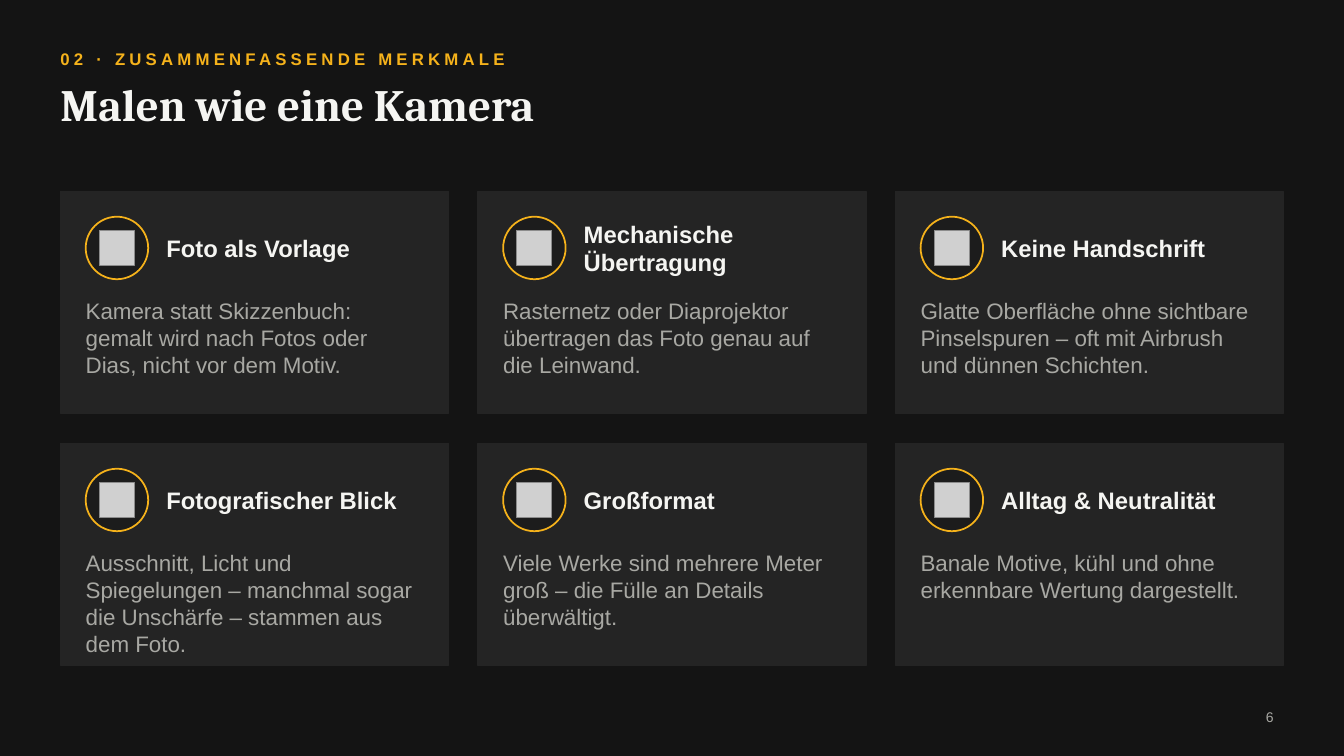
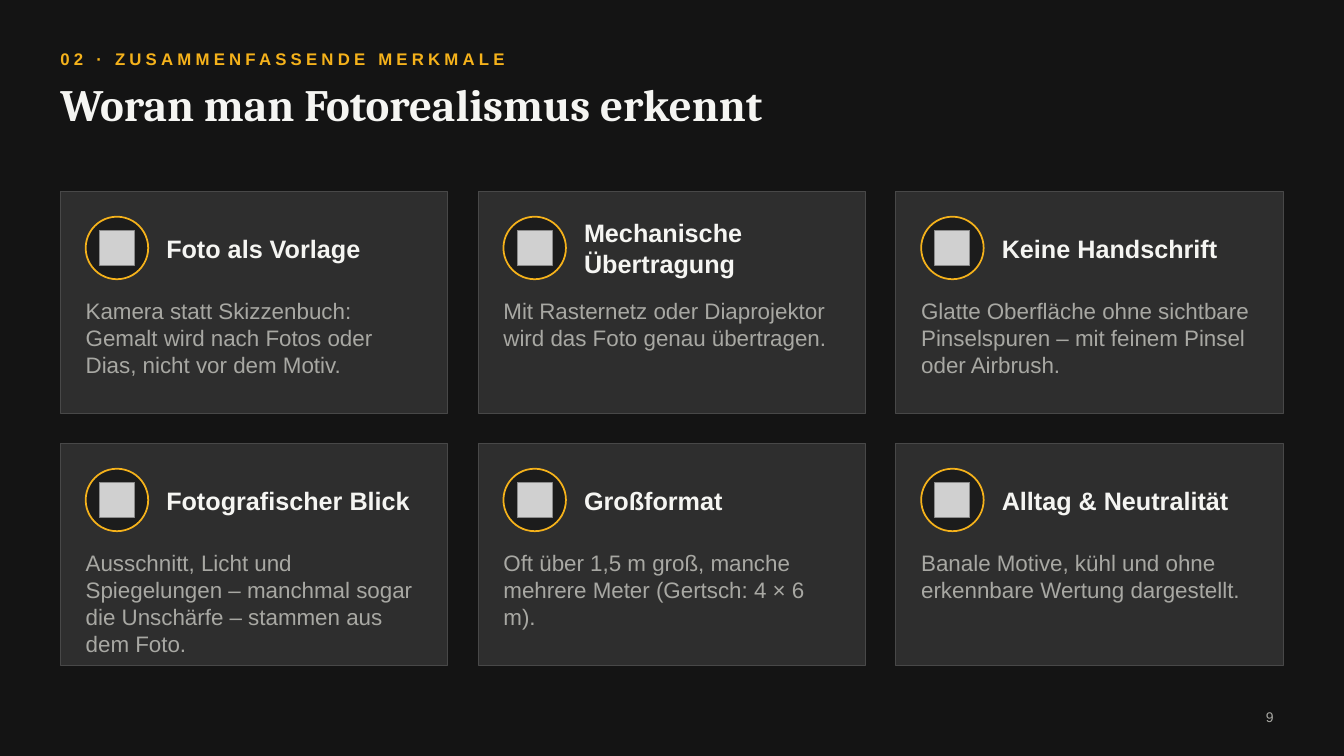
Before and after one commit to Maxxxx69/Claude-, a slide deck: slide 9 of Fotorealismus_Hyperrealismus.pptx (slide 6 before the commit). Drawn at 1344x756 pixels with LibreOffice and Linux fonts; fonts in the diff are those of the drawing; grey boxes stand for pictures. Boxes give left, top, right and bottom in pixels: in the first picture for what was removed or moved away, otherwise in the second. Text is boxed around its words. In the diff, an @@ line names an element or a change of style, - is before the commit and + after.

```diff
--- a/Fotorealismus_Hyperrealismus.pptx
+++ b/Fotorealismus_Hyperrealismus.pptx
@@ title at box(60, 90, 762, 122): text changed @@
-Malen wie eine Kamera
+Woran man Fotorealismus erkennt
@@ text at box(86, 303, 373, 376): text changed @@
-Kamera statt Skizzenbuch: gemalt wird nach Fotos oder Dias, nicht vor dem Motiv.
+Kamera statt Skizzenbuch: Gemalt wird nach Fotos oder Dias, nicht vor dem Motiv.
@@ text at box(503, 303, 826, 351): text changed @@
-Rasternetz oder Diaprojektor übertragen das Foto genau auf die Leinwand.
+Mit Rasternetz oder Diaprojektor wird das Foto genau übertragen.
@@ text at box(921, 303, 1249, 373): text changed @@
-Glatte Oberfläche ohne sichtbare Pinselspuren – oft mit Airbrush und dünnen Schichten.
+Glatte Oberfläche ohne sichtbare Pinselspuren – mit feinem Pinsel oder Airbrush.
@@ fill #242424 to #2E2E2E; outline #242424 1 pt to #484848 0.75 pt in 6 elements at box(478, 192, 865, 413), box(60, 192, 448, 413), box(896, 192, 1284, 413), box(60, 444, 448, 665), box(478, 444, 865, 665), box(896, 444, 1284, 665) @@
@@ size 17 to 18 pt in 6 elements at box(166, 239, 361, 263), box(1002, 239, 1217, 259), box(166, 491, 410, 515), box(1002, 491, 1229, 515), box(584, 223, 742, 278), box(584, 491, 722, 511) @@
@@ text at box(503, 555, 804, 630): text changed @@
-Viele Werke sind mehrere Meter groß – die Fülle an Details überwältigt.
+Oft über 1,5 m groß, manche mehrere Meter (Gertsch: 4 × 6 m).
```
Also in this commit, not shown: 17 other slides changed, 4 slides added, 2 slides removed, 6 other files.
